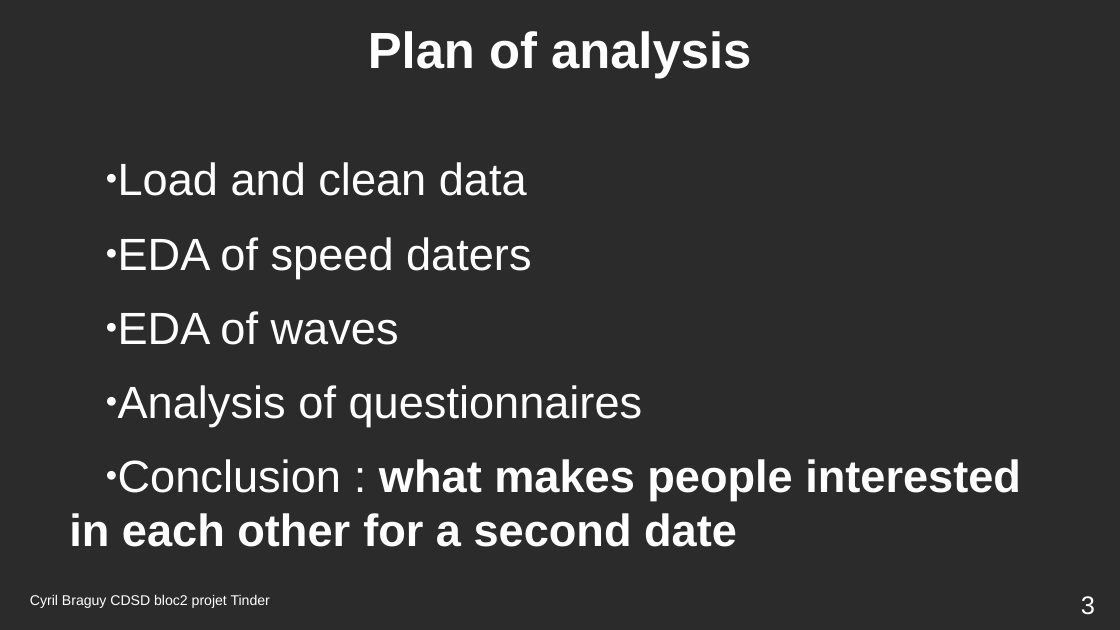
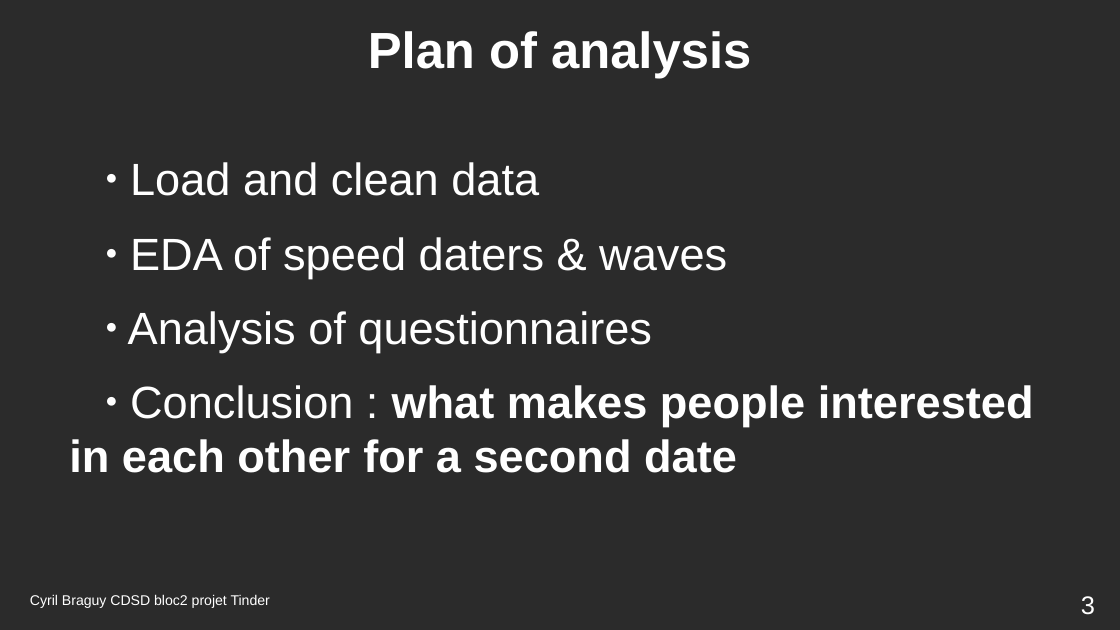
Before and after one commit to cyrilbraguy/Bl2_Tinder, a slide deck: slide 3 of doc/Braguy_CDSD_bl2_tinder.odp. Drawn at 1120x630 pixels with LibreOffice and Linux fonts; fonts in the diff are those of the drawing; background and template pictures are left out; a plain dark background stands for a picture behind light text. Boxes give left, top, right and bottom in pixels: in the first picture for what was removed or moved away, otherwise in the second. Text is boxed around its words. In the diff, an @@ line names an element or a change of style, - is before the commit and + after.

```diff
--- a/doc/Braguy_CDSD_bl2_tinder.odp
+++ b/doc/Braguy_CDSD_bl2_tinder.odp
@@ text at box(130, 237, 727, 278): text changed @@
-● EDA of speed daters
-● EDA of waves
+● EDA of speed daters & waves
```
Also in this commit, not shown: 5 other slides changed, 3 other files.
